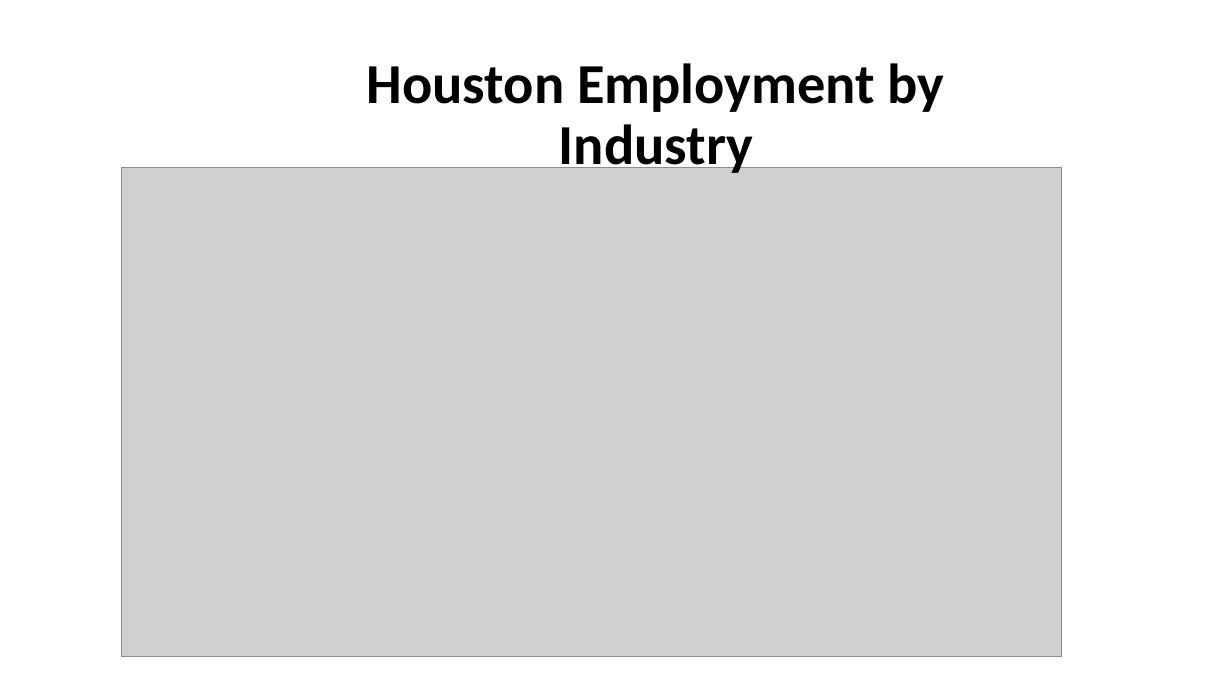
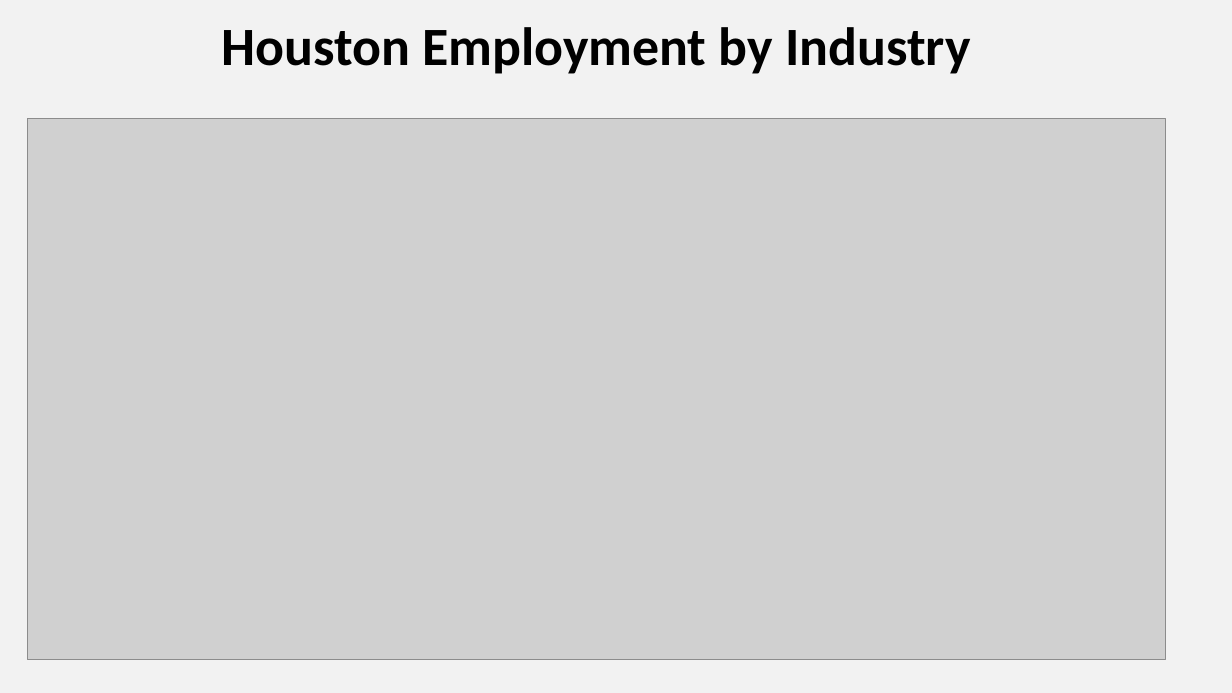
Before and after one commit to dxvo/DGJ_project, a slide deck: slide 6 of Final_Presentation.pptx. Drawn at 1232x693 pixels with LibreOffice and Linux fonts; fonts in the diff are those of the drawing; grey boxes stand for pictures. Boxes give left, top, right and bottom in pixels: in the first picture for what was removed or moved away, otherwise in the second. Text is boxed around its words. In the diff, an @@ line names an element or a change of style, - is before the commit and + after.

```diff
--- a/Final_Presentation.pptx
+++ b/Final_Presentation.pptx
@@ background #FFFFFF to #F2F2F2 @@
@@ text "Houston Employment by Industry": place and size @@
-text "Houston Employment by Industry" at <box>367,63,945,178</box>
+text "Houston Employment by Industry" at <box>221,27,970,74</box>
@@ text "Houston Employment by Industry" at <box>221,27,970,74</box>: size 44 to 42 pt @@
@@ picture: place and size @@
-picture at <box>122,167,1062,656</box>
+picture at <box>28,118,1165,660</box>
```
Also in this commit, not shown: 11 other slides changed, 6 slides added, 3 slides removed, 7 other files.
